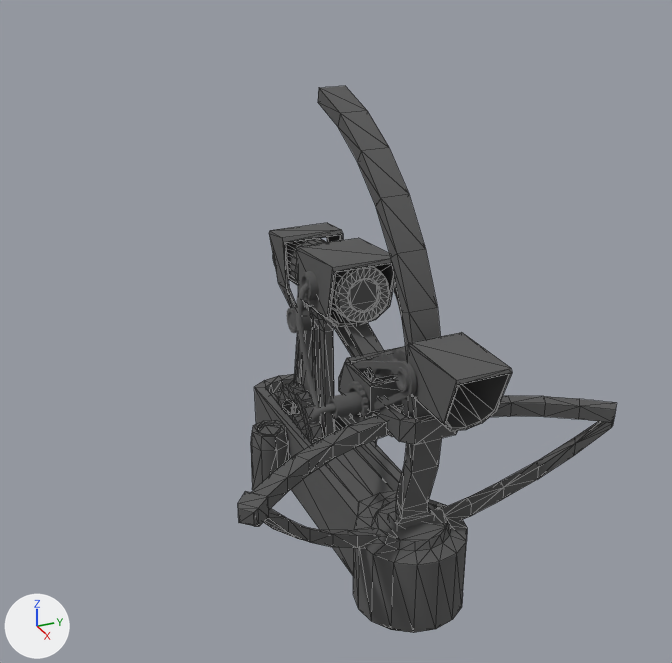
An edit to the glTF model maps/viewer/bin/summoner/summoner_model.glb, drawn before and after from the same camera.
The view is the same before and after, from a 50 mm lens placed at (3.19, -1.33, 2.04), pointed at (0.4, -0.08, 0.65). The lights are fixed; the arrows at lower left show +X, +Y and +Z. The first picture is the older version. Mesh edges are drawn as thin lines on the coarser meshes. Where no turn or scale is listed for an object, it has been applied to the vertices. Vertices at exactly the same position are counted once.

The first picture shows 'Base', 'Brace', 'Casing', 'Casing.001', 'Casing.002', 'Casing.003', 'Circle', 'Circle.001', 'Cog', 'CogArc', 'HydraulicBase', 'Tank' and 9 more.
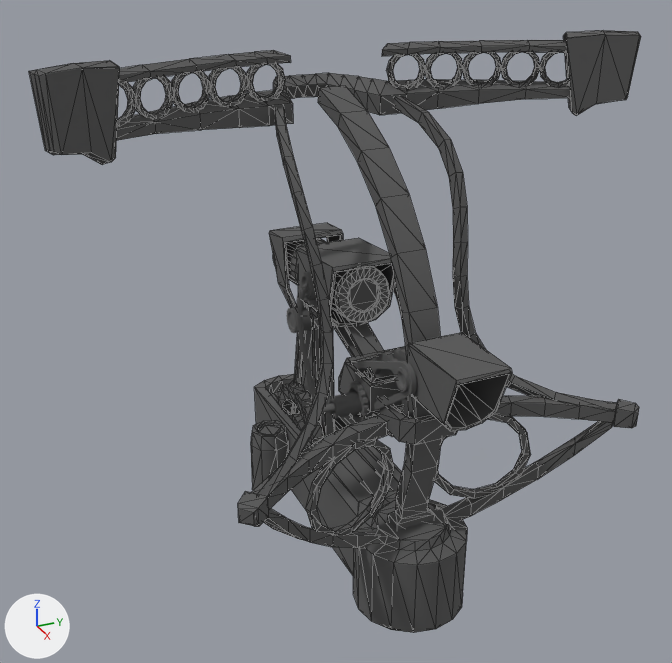
Where the change shows, as pixel boxes [x1, y1, x2, y2] in the pictures (672 x 663 px):
'Cube', added
    after: [29, 30, 641, 165]
'Circle.002', added
    after: [117, 73, 571, 140]
'BézierCurve.001', added
    after: [258, 97, 618, 496]
'Circle', reshaped (6% wider)
    before: [238, 396, 616, 526]
    after: [238, 396, 639, 526]
'Cylinder', added
    after: [117, 52, 570, 126]
'Circle.003', added
    after: [119, 40, 567, 84]
'Cylinder.001', added
    after: [306, 413, 531, 534]
part 1 of me_circle, built on
    before: [501, 396, 616, 423]
    after: [501, 396, 639, 428]

What changed in the scene script:
```text
Change me_circle:
    used by ob_circle; location = (0.915, 0.0, 0.5)
    remove me_circle.from_pydata(...)  # 64 vertices, 124 faces; spans x -0.109..0.238, y -0.701..0.65, z -0.034..0.034
    add me_circle.from_pydata(...)  # 76 vertices, 148 faces; spans x -0.109..0.238, y -0.701..0.701, z -0.034..0.034
    me_circle part 1
    4 vertices are removed from x -0.101..-0.039, y 0.118..0.347, z -0.025..0.025
    26 faces are deleted
    16 vertices are added at x -0.101..0.238, y 0.119..0.701, z -0.034..0.034
    50 new faces join them
Add me_cube:
    me_cube.from_pydata(...)  # 60 vertices, 112 faces; spans x -0.09..0.09, y -1.94..0.12, z -0.17..0.13
    me_cube.materials.append(mat_mat_grey)  # dark grey #595959
Add me_béziercurve:
    me_béziercurve.from_pydata(...)  # 104 vertices, 200 faces; spans x -0.852..0.047, y 0.009..1.312, z -0.05..0.91
    me_béziercurve.materials.append(mat_mat_grey)  # dark grey #595959
Add me_cylinder_014:
    me_cylinder_014.from_pydata(...)  # 96 vertices, 192 faces; spans x -0.061..0.061, y -0.177..0.662, z -0.181..0.181
    me_cylinder_014.materials.append(mat_mat_grey)  # dark grey #595959
Add me_cylinder_010:
    me_cylinder_010.from_pydata(...)  # 570 vertices, 1152 faces; spans x -2.05..-1.75, y -0.98..0.98, z -0.07..0.07
    me_cylinder_010.materials.append(mat_mat_grey)  # dark grey #595959
Add me_circle_004:
    me_circle_004.from_pydata(...)  # 56 vertices, 104 faces; spans x -1.79..-1.47, y -1.0..1.0, z -0.01..0.02
    me_circle_004.materials.append(mat_mat_grey)  # dark grey #595959
Add me_circle_002:
    me_circle_002.from_pydata(...)  # 100 vertices, 196 faces; spans x -2.07..-1.47, y -1.01..1.01, z -0.06..0.05
    me_circle_002.materials.append(mat_mat_grey)  # dark grey #595959
Add ob_cube:
    ob_cube = bpy.data.objects.new('Cube', me_cube)
    ob_cube.location = (0.472, 0.909, 1.52)
Add ob_béziercurve_001:
    ob_béziercurve_001 = bpy.data.objects.new('BézierCurve.001', me_béziercurve)
    ob_béziercurve_001.location = (1.063, -0.66, 0.535)
Add ob_cylinder_001:
    ob_cylinder_001 = bpy.data.objects.new('Cylinder.001', me_cylinder_014)
    ob_cylinder_001.location = (0.881, -0.243, 0.32)
Add ob_cylinder:
    ob_cylinder = bpy.data.objects.new('Cylinder', me_cylinder_010)
    ob_cylinder.location = (2.263, 0.0, 1.518)
Add ob_circle_003:
    ob_circle_003 = bpy.data.objects.new('Circle.003', me_circle_004)
    ob_circle_003.location = (2.0, 0.0, 1.586)
Add ob_circle_002:
    ob_circle_002 = bpy.data.objects.new('Circle.002', me_circle_002)
    ob_circle_002.location = (2.0, 0.0, 1.433)
```
